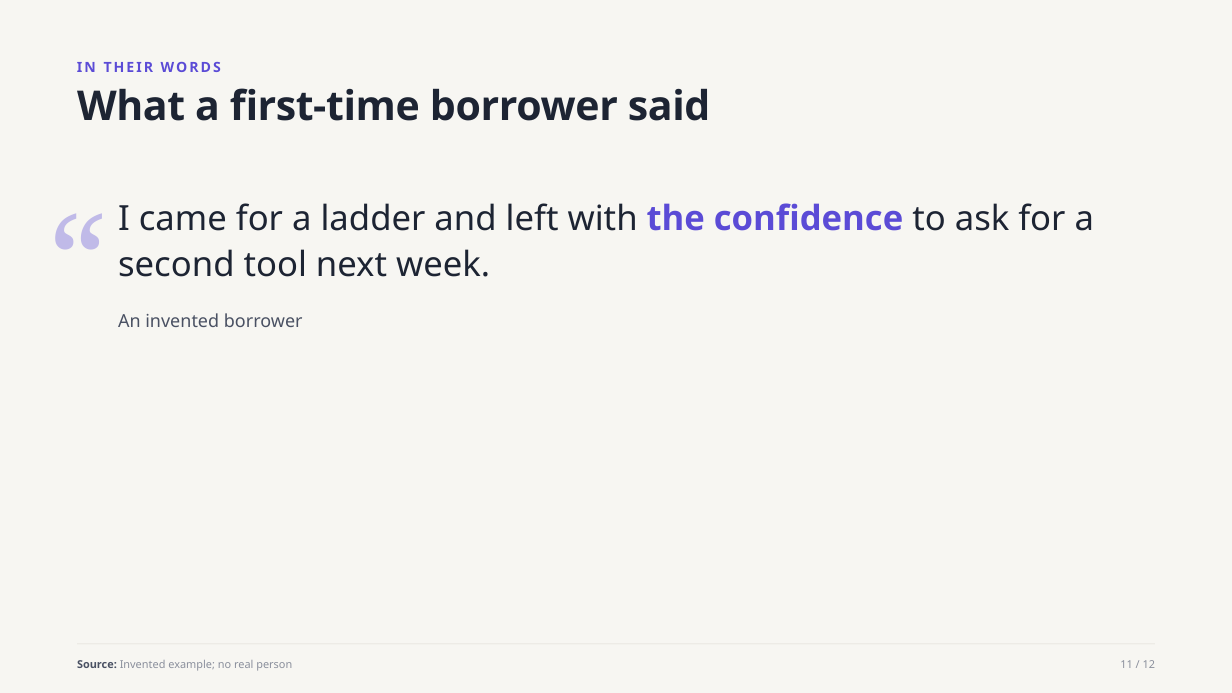
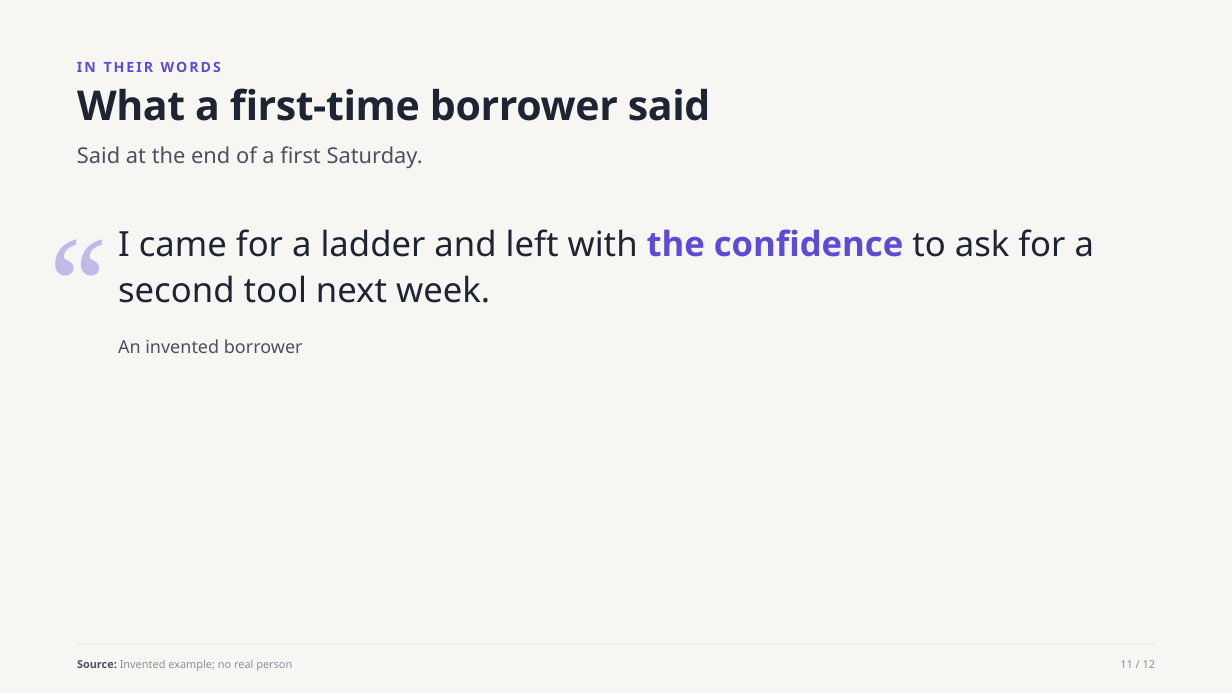
Before and after one commit to witt3rd/publishing, a slide deck: slide 11 of docs/samples/house-style-explainer-v1.pptx. Drawn at 1232x693 pixels with LibreOffice and Linux fonts; fonts in the diff are those of the drawing. Boxes give left, top, right and bottom in pixels: in the first picture for what was removed or moved away, otherwise in the second. Text is boxed around its words. In the diff, an @@ line names an element or a change of style, - is before the commit and + after.

```diff
--- a/docs/samples/house-style-explainer-v1.pptx
+++ b/docs/samples/house-style-explainer-v1.pptx
@@ text added at bbox=[77, 146, 423, 168], 17 pt, text #4A5163 @@
+Said at the end of a first Saturday.
@@ 3 texts: place and size @@
-3 texts at bbox=[49, 165, 1094, 332]
+3 texts at bbox=[49, 190, 1094, 358]
```
Also in this commit, not shown: 7 other slides changed, 21 other files.
